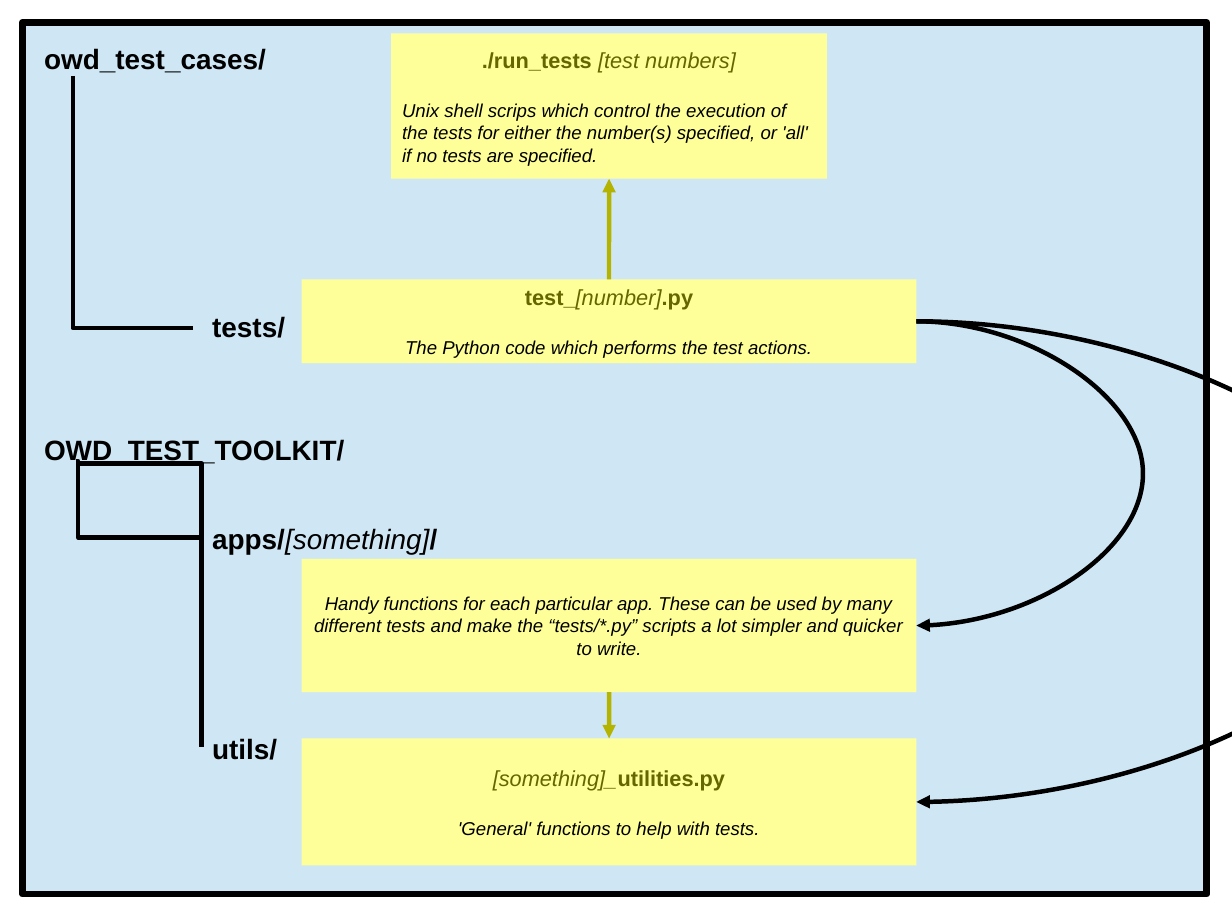
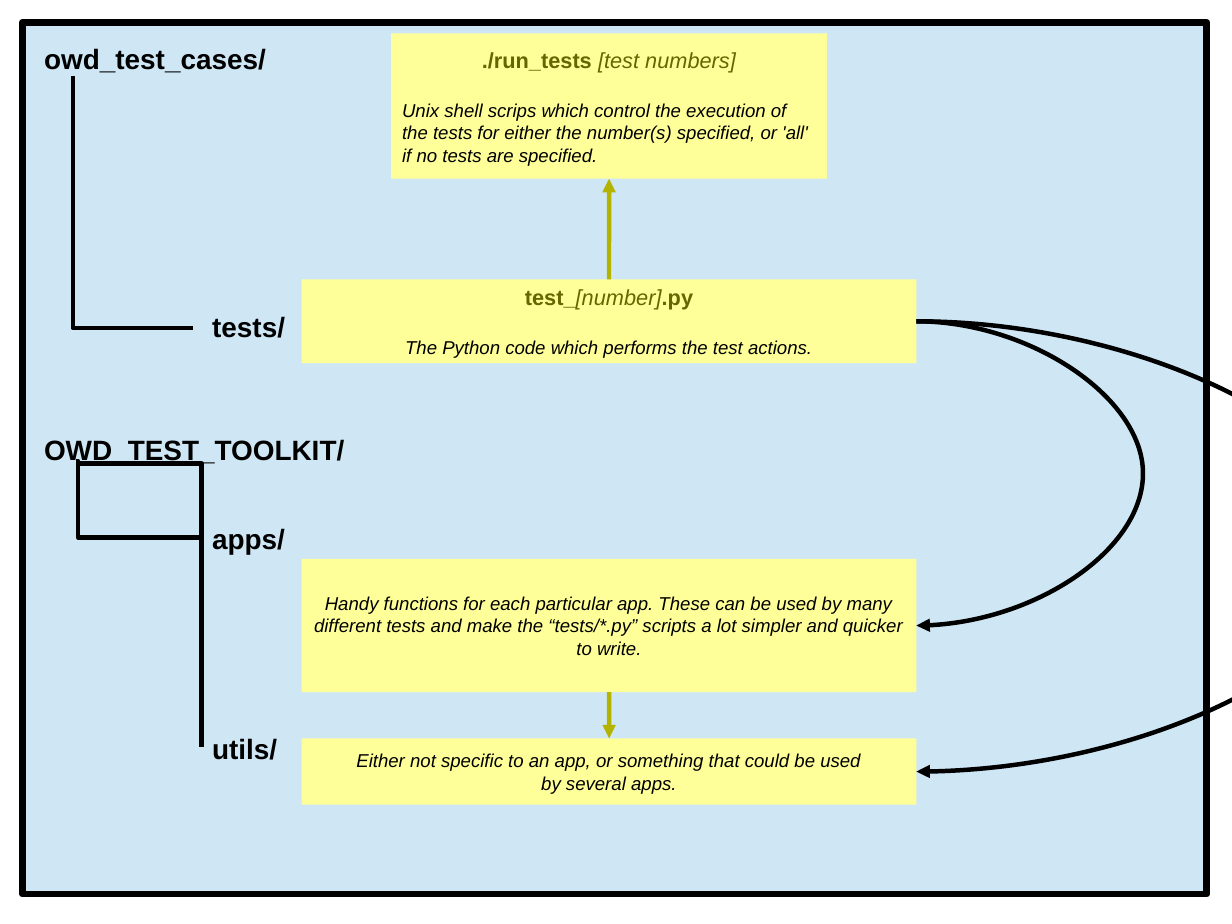
Before and after one commit to owdqa/OWD_TEST_TOOLKIT, a slide deck: slide 16 of Docs/Overview tech.odp (slide 1 before the commit). Drawn at 1232x924 pixels with LibreOffice and Linux fonts; fonts in the diff are those of the drawing. Boxes give left, top, right and bottom in pixels: in the first picture for what was removed or moved away, otherwise in the second. Text is boxed around its words. In the diff, an @@ line names an element or a change of style, - is before the commit and + after.

Commit message:
Updated presentations.

```diff
--- a/Docs/Overview tech.odp
+++ b/Docs/Overview tech.odp
@@ curved arrow moved from (917, 321) - (917, 803) to (917, 321) - (917, 771) @@
@@ text at box(212, 528, 285, 555): text changed; bold on; italic off @@
-apps/[something]/
+apps/
@@ rectangle removed at box(302, 739, 917, 866) @@
-[something]_utilities.py
-'General' functions to help with tests.
@@ rectangle added at box(302, 739, 917, 805), fill #FFFF99, 12 pt, text #000000, italic @@
+Either not specific to an app, or something that could be used
+by several apps.
```
Also in this commit, not shown: 2 other slides changed, 14 slides added, 13 other files.
